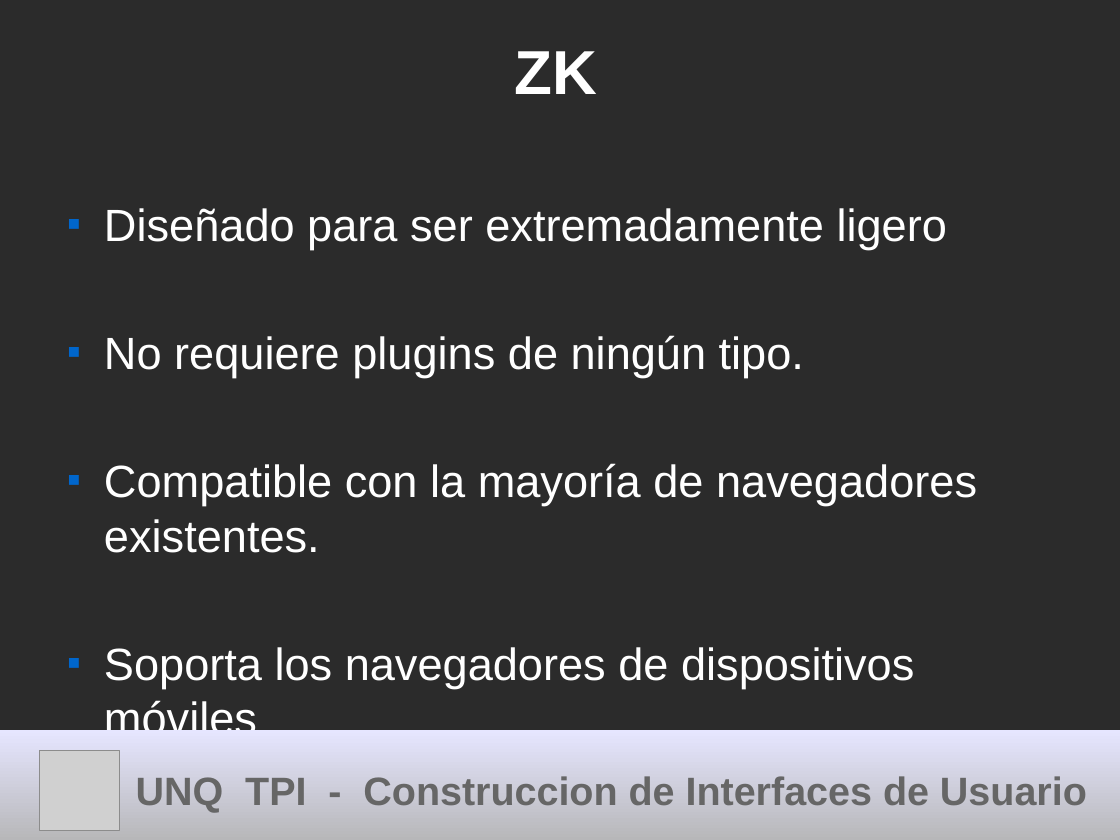
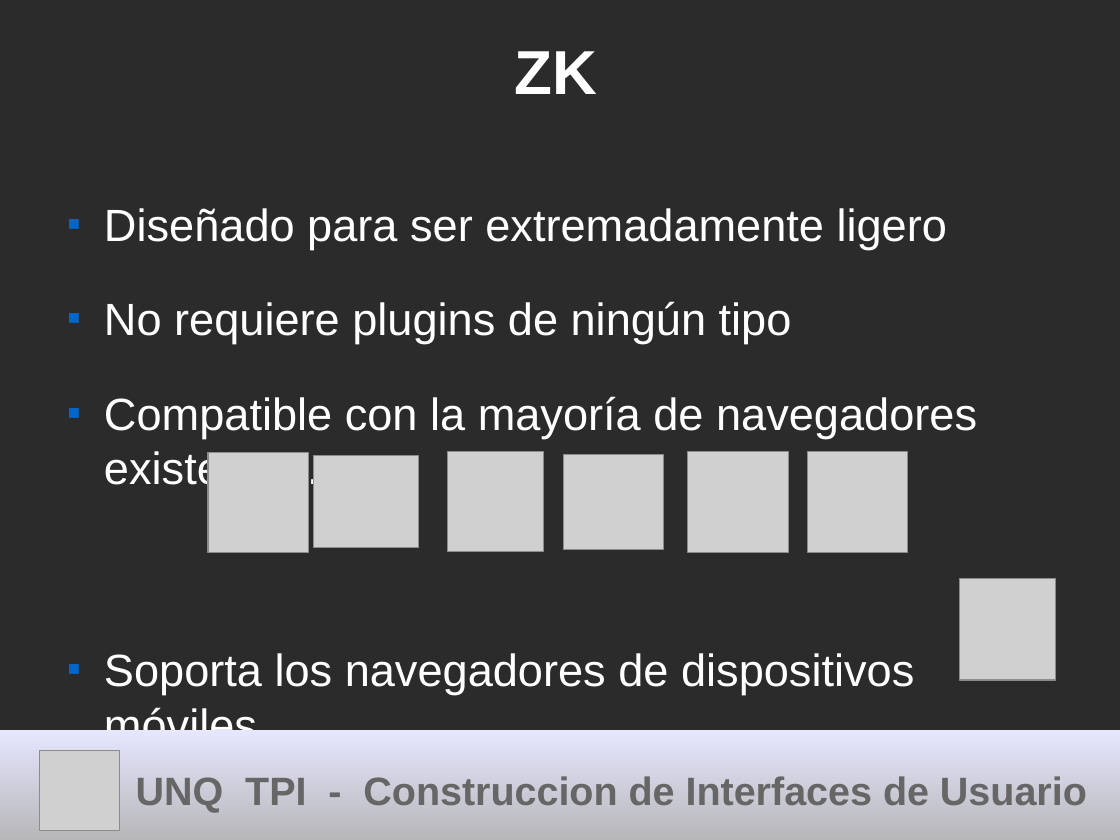
Before and after one commit to cdmarchionne/tpi-ui-tp-esferas, a slide deck: slide 6 of ZK/resources/Presentacion ZK.odp. Drawn at 1120x840 pixels with LibreOffice and Linux fonts; fonts in the diff are those of the drawing; grey boxes stand for pictures; background and template pictures are left out; a plain dark background stands for a picture behind light text. Boxes give left, top, right and bottom in pixels: in the first picture for what was removed or moved away, otherwise in the second. Text is boxed around its words. In the diff, an @@ line names an element or a change of style, - is before the commit and + after.

```diff
--- a/ZK/resources/Presentacion ZK.odp
+++ b/ZK/resources/Presentacion ZK.odp
@@ text at (x1=104, y1=301, x2=792, y2=344): text changed @@
-■ No requiere plugins de ningún tipo.
+■ No requiere plugins de ningún tipo
@@ picture added at (x1=208, y1=452, x2=309, y2=552) @@
@@ picture added at (x1=314, y1=456, x2=420, y2=549) @@
@@ picture added at (x1=448, y1=452, x2=544, y2=552) @@
@@ picture added at (x1=564, y1=454, x2=664, y2=549) @@
@@ picture added at (x1=688, y1=452, x2=789, y2=553) @@
@@ picture added at (x1=808, y1=452, x2=909, y2=553) @@
@@ picture added at (x1=960, y1=578, x2=1056, y2=680) @@
```
Also in this commit, not shown: 3 other slides changed, 3 slides added.
